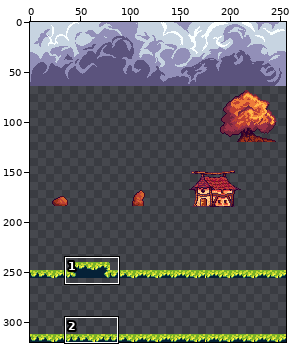
Sprite sheet -- sprites/panoramic_sample_4.png. The first picture is a wide view before the edit; the outline marks the close-up.
Close-up. First the earlier version:
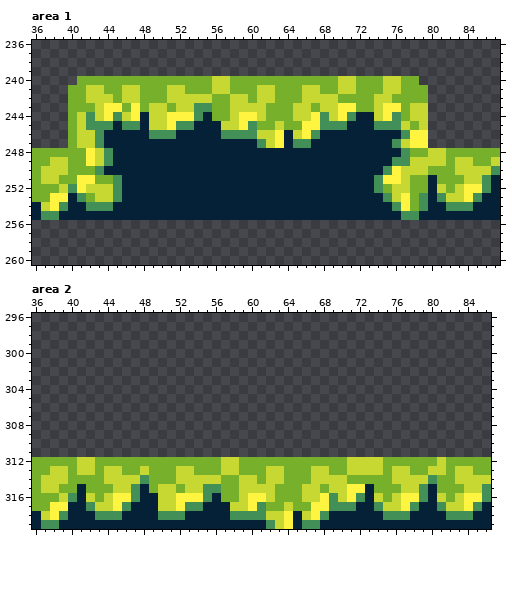
The file is 256x320 pixels. Shown: area 1: x 36..87, y 236..260; area 2: x 36..86, y 296..319.
New version:
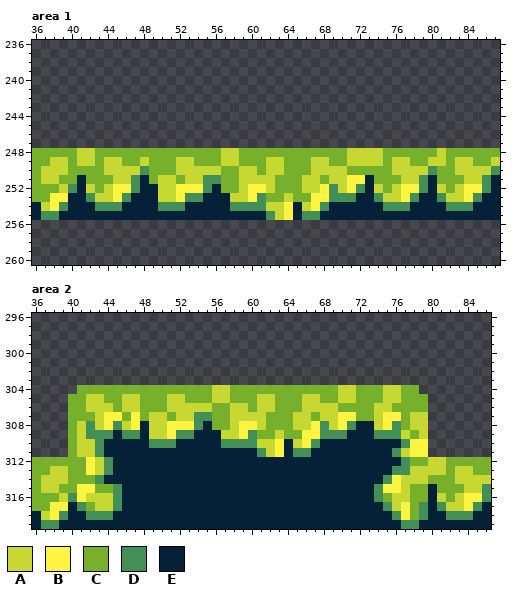
Palette (. is transparent): A #c6d831  B #fff540  C #77b02a  D #429058  E #052137
Commit: Added a 4th level of scrolling.
Difference:
--- area 1
@@ x 36..87 @@
 239 ....................................................
-240 .....CCCCCCCCCCCCCCCAACCCCCCCCCCCCAACCCAACC.........
-241 ....CCAACCAACCCAACCCAACCCAACCCAACCAACCCAACCC........
-242 ....CCAAACAACCCAAAAACCAACAACCCAAAACCCCAACCCC........
-243 ....CCCABBCBCAACAADDCCAAAACCCAACAABBCCABBCAA........
-244 ....CADABDABEAABBBDECCABBACCCAABDABDEEABDCAA........
-245 ....CADDDEDDEAABDDEEEAABDCCACCBBDDDEEEDDDACA........
-246 ....CAADEEEEEDDDEEEEEDDDDAABEABDEEEEEEEEEDBB........
-247 ....CAADEEEEEEEEEEEEEEEEEDABEDDEEEEEEEEEDABB........
-248 CCCCCCBADEEEEEEEEEEEEEEEEEEEEEEEEEEEEEEEEDCCAACCCCCC
-249 CCAACCBADEEEEEEEEEEEEEEEEEEEEEEEEEEEEEEEDDAAAACAACCA
-250 CAAACCCDEEEEEEEEEEEEEEEEEEEEEEEEEEEEEEEDBAAACCCAAAAD
-251 CAACCBBCCDEEEEEEEEEEEEEEEEEEEEEEEEEEEEDBBACCECCCAADE
-252 CCCADBAAADEEEEEEEEEEEEEEEEEEEEEEEEEEEEDCAACCEACABBDE
-253 CCBBEDCAADEEEEEEEEEEEEEEEEEEEEEEEEEEEEEDABCDEDAABDEE
-254 EABDEEDDDEEEEEEEEEEEEEEEEEEEEEEEEEEEEEEEDBCDEEDDDEEE
-255 EDDEEEEEEEEEEEEEEEEEEEEEEEEEEEEEEEEEEEEEEDDEEEEEEEEE
+240 ....................................................
+241 ....................................................
+242 ....................................................
+243 ....................................................
+244 ....................................................
+245 ....................................................
+246 ....................................................
+247 ....................................................
+248 CCCCCAACCCCCCCCCCCCCCAACCCCCCCCCCCCAAAACCCCCCACCCCCC
+249 CCAACAACAACCACCCAACCCAACCCAACCCAACCAAAACAACCAACAACCA
+250 CAAACCCCAAAADCCCAAAAACCAACAACCCAAAACCCCCAAAADCCAAAAD
+251 CAACCECCCAADECAACAADDCCAAAACCCAACAABBECCCAADECCCAADE
+252 CCCADEACABBDEEAABBBDECCABBACCCAABDABDEACABBDEACABBDE
+253 CCBBEEDAABDEEEAABDDEEEAABDCCACCBBDDDEEDAABDEEDAABDEE
+254 EABDEEEDDDEEEEDDDEEEEEDDDDAABEABDEEEEEEDDDEEEEDDDEEE
+255 EDDEEEEEEEEEEEEEEEEEEEEEEEDABEDDEEEEEEEEEEEEEEEEEEEE
 256 ....................................................
--- area 2
@@ x 36..86 @@
 303 ...................................................
-304 ...................................................
-305 ...................................................
-306 ...................................................
-307 ...................................................
-308 ...................................................
-309 ...................................................
-310 ...................................................
-311 ...................................................
-312 CCCCCAACCCCCCCCCCCCCCAACCCCCCCCCCCCAAAACCCCCCACCCCC
-313 CCAACAACAACCACCCAACCCAACCCAACCCAACCAAAACAACCAACAACC
-314 CAAACCCCAAAADCCCAAAAACCAACAACCCAAAACCCCCAAAADCCAAAA
-315 CAACCECCCAADECAACAADDCCAAAACCCAACAABBECCCAADECCCAAD
-316 CCCADEACABBDEEAABBBDECCABBACCCAABDABDEACABBDEACABBD
-317 CCBBEEDAABDEEEAABDDEEEAABDCCACCBBDDDEEDAABDEEDAABDE
-318 EABDEEEDDDEEEEDDDEEEEEDDDDAABEABDEEEEEEDDDEEEEDDDEE
-319 EDDEEEEEEEEEEEEEEEEEEEEEEEDABEDDEEEEEEEEEEEEEEEEEEE
+304 .....CCCCCCCCCCCCCCCAACCCCCCCCCCCCAACCCAACC........
+305 ....CCAACCAACCCAACCCAACCCAACCCAACCAACCCAACCC.......
+306 ....CCAAACAACCCAAAAACCAACAACCCAAAACCCCAACCCC.......
+307 ....CCCABBCBCAACAADDCCAAAACCCAACAABBCCABBCAA.......
+308 ....CADABDABEAABBBDECCABBACCCAABDABDEEABDCAA.......
+309 ....CADDDEDDEAABDDEEEAABDCCACCBBDDDEEEDDDACA.......
+310 ....CAADEEEEEDDDEEEEEDDDDAABEABDEEEEEEEEEDBB.......
+311 ....CAADEEEEEEEEEEEEEEEEEDABEDDEEEEEEEEEDABB.......
+312 CCCCCCBADEEEEEEEEEEEEEEEEEEEEEEEEEEEEEEEEDCCAACCCCC
+313 CCAACCBADEEEEEEEEEEEEEEEEEEEEEEEEEEEEEEEDDAAAACAACC
+314 CAAACCCDEEEEEEEEEEEEEEEEEEEEEEEEEEEEEEEDBAAACCCAAAA
+315 CAACCBBCCDEEEEEEEEEEEEEEEEEEEEEEEEEEEEDBBACCECCCAAD
+316 CCCADBAAADEEEEEEEEEEEEEEEEEEEEEEEEEEEEDCAACCEACABBD
+317 CCBBEDCAADEEEEEEEEEEEEEEEEEEEEEEEEEEEEEDABCDEDAABDE
+318 EABDEEDDDEEEEEEEEEEEEEEEEEEEEEEEEEEEEEEEDBCDEEDDDEE
+319 EDDEEEEEEEEEEEEEEEEEEEEEEEEEEEEEEEEEEEEEEDDEEEEEEEE
